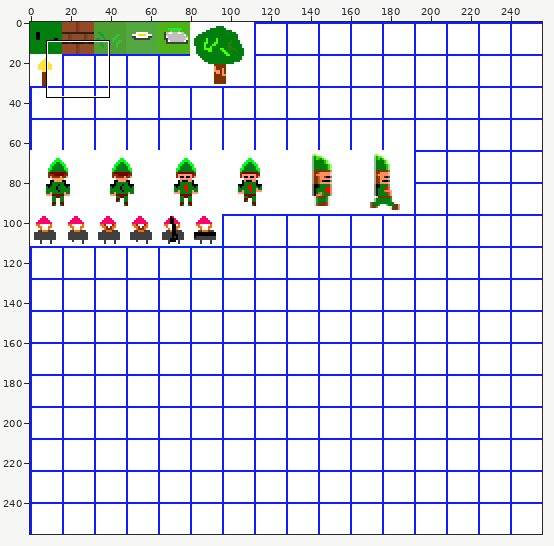
Sprite sheet, stored at res/sprites.png. Above: a wide view before the commit, with the close-up outlined.
Close-up. The starting point:
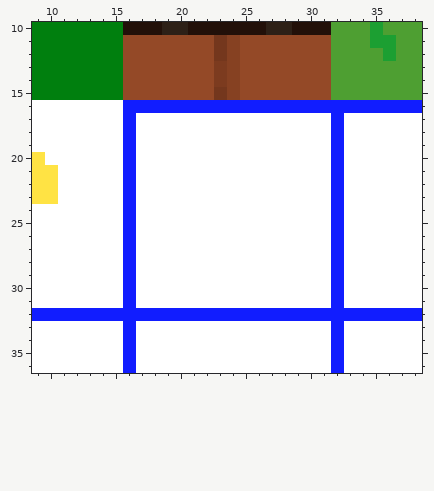
The file is 256x256 pixels. Colours within 5 levels of each other are drawn and written as one. Shown: x 9..38, y 10..36. The commit also changed other parts of the picture, which this record leaves out.
After:
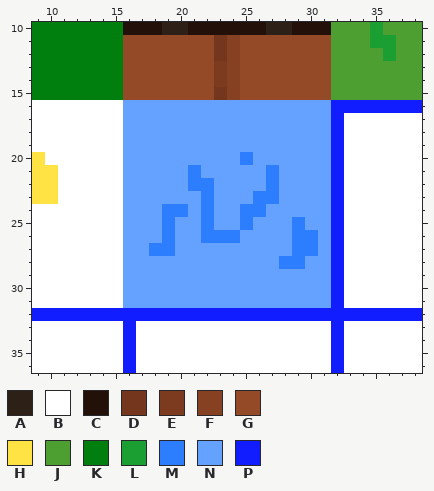
Palette (. is transparent): A #2d2017  B #ffffff  C #221009  D #74371d  E #7c3b1f  F #864122  G #944927  H #ffe344  J #4e9f32  K #007f0e  L #1c9f32  M #2d7eff  N #65a2ff  P #111dff
Diff:
y 16: x 16..31 PPPPPPPPPPPPPPPP -> NNNNNNNNNNNNNNNN
y 17..19: x 16..31 PBBBBBBBBBBBBBBB -> NNNNNNNNNNNNNNNN
y 20: x 16..31 PBBBBBBBBBBBBBBB -> NNNNNNNNNMNNNNNN
y 21: x 16..31 PBBBBBBBBBBBBBBB -> NNNNNMNNNNNMNNNN
y 22: x 16..31 PBBBBBBBBBBBBBBB -> NNNNNMMNNNNMNNNN
y 23: x 16..31 PBBBBBBBBBBBBBBB -> NNNNNNMNNNMMNNNN
y 24: x 16..31 PBBBBBBBBBBBBBBB -> NNNMMNMNNMMNNNNN
y 25: x 16..31 PBBBBBBBBBBBBBBB -> NNNMNNMNNMNNNMNN
y 26: x 16..31 PBBBBBBBBBBBBBBB -> NNNMNNMMMNNNNMMN
y 27: x 16..31 PBBBBBBBBBBBBBBB -> NNMMNNNNNNNNNMMN
y 28: x 16..31 PBBBBBBBBBBBBBBB -> NNNNNNNNNNNNMMNN
y 29..31: x 16..31 PBBBBBBBBBBBBBBB -> NNNNNNNNNNNNNNNN
